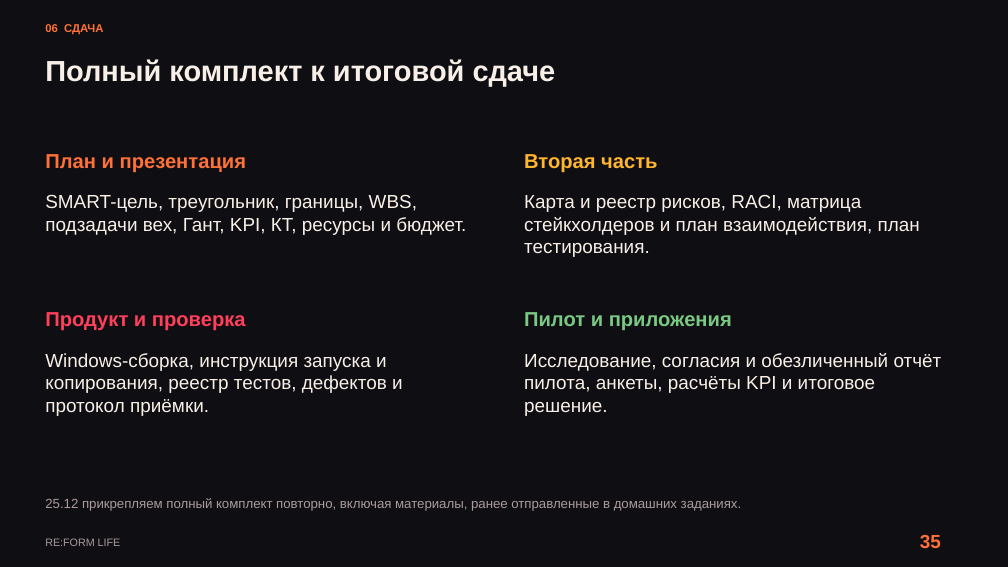
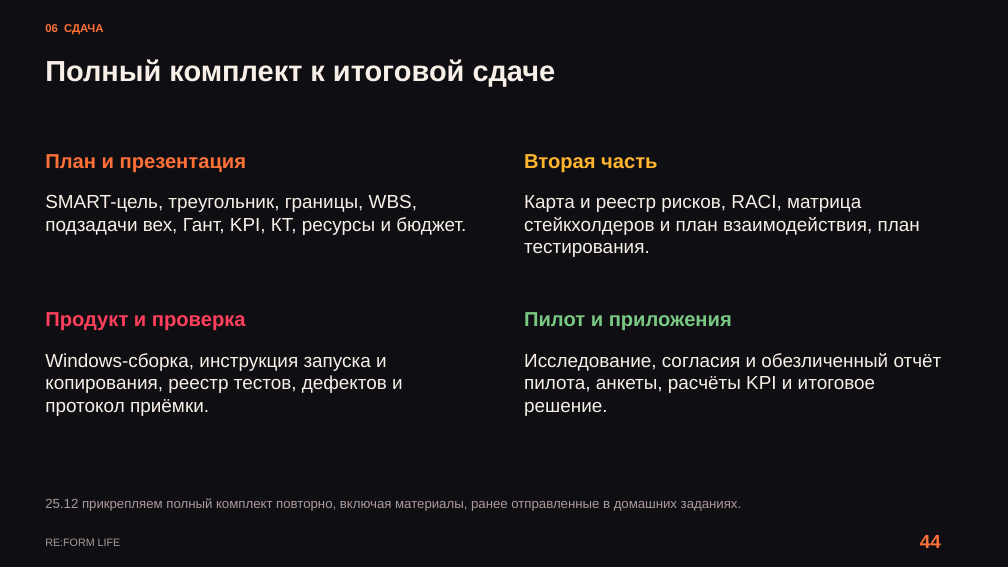
Before and after one commit to kartaamigo/RE-FORM-LIFE, a slide deck: slide 44 of docs/project-plan/RE_FORM_LIFE_Reviewed_Design.pptx (slide 35 before the commit). Drawn at 1008x567 pixels with LibreOffice and Linux fonts; fonts in the diff are those of the drawing. Boxes give left, top, right and bottom in pixels: in the first picture for what was removed or moved away, otherwise in the second. Text is boxed around its words. In the diff, an @@ line names an element or a change of style, - is before the commit and + after.

```diff
--- a/docs/project-plan/RE_FORM_LIFE_Reviewed_Design.pptx
+++ b/docs/project-plan/RE_FORM_LIFE_Reviewed_Design.pptx
@@ text at [920,535,941,548]: text changed @@
-35
+44
```
Also in this commit, not shown: 12 other slides changed, 11 slides added, 2 slides removed, 2 other files.
